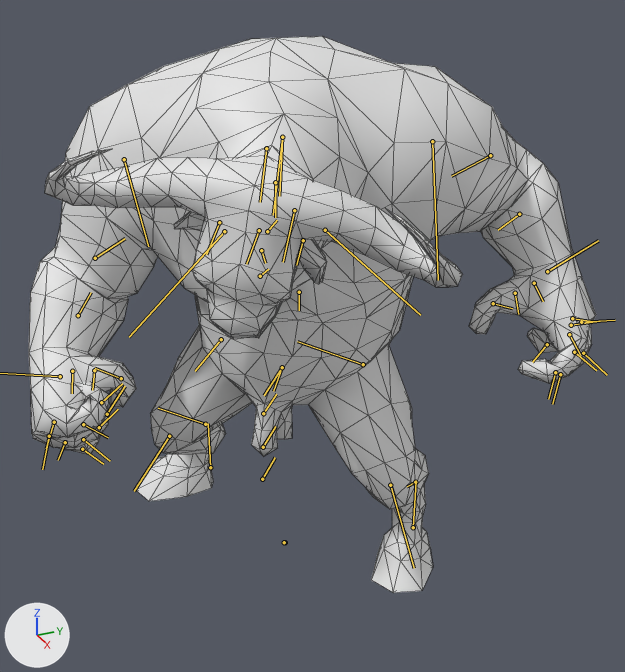
The FBX model swordsAndDragons/Assets/Meshes/Minotaur.FBX: old version first, new version second.
Camera for both pictures: a 50 mm camera at (3.02, -1.22, 2.53) aimed at (0.12, 0.09, 1.08). The axes (+X, +Y, +Z) are drawn at lower left. The lights are the same throughout. Both versions are drawn at frame 316 of the action 'Take 001'; the numbers are the values there. The bones that bend it are drawn over the model as lines. Mesh edges are drawn as thin lines.

Names of what the first picture shows: 'NewLow'.
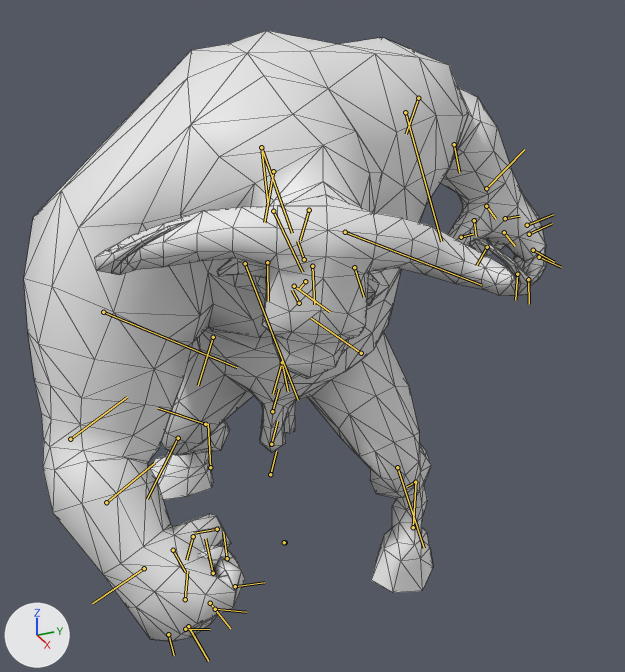
Location of each change, [x1, y1, x2, y2] in pixels of the pictures (625 x 672 px):
'NewLow', posed (8% narrower, 10% taller)
    before: [29, 36, 596, 593]
    after: [24, 31, 546, 642]
bone 'MinoHub001', root to tip
    before: (282, 367) to (264, 395)
    after: (282, 362) to (273, 394)
bone 'MinoLLeg1', root to tip
    before: (363, 364) to (297, 341)
    after: (361, 353) to (311, 318)
bone 'MinoLLeg2', root to tip
    before: (390, 485) to (414, 568)
    after: (397, 467) to (424, 548)
bone 'MinoRLeg1', root to tip
    before: (221, 339) to (195, 371)
    after: (213, 337) to (198, 385)
bone 'MinoRLeg2', root to tip
    before: (169, 436) to (134, 491)
    after: (178, 438) to (147, 499)
bone 'MinoSpine1', root to tip
    before: (282, 367) to (273, 391)
    after: (282, 362) to (288, 391)
bone 'MinoSpine2', root to tip
    before: (299, 292) to (299, 310)
    after: (294, 286) to (330, 312)
bone 'MinoSpine2.001', root to tip
    before: (266, 148) to (260, 202)
    after: (273, 171) to (264, 222)
bone 'MinoSpine3.001', root to tip
    before: (275, 182) to (275, 217)
    after: (309, 210) to (300, 240)
bone 'MinoHub003', root to tip
    before: (259, 230) to (246, 264)
    after: (312, 266) to (314, 304)
bone 'MinoLArmCollarbone', root to tip
    before: (325, 230) to (420, 315)
    after: (345, 232) to (481, 285)
bone 'MinoLArm1', root to tip
    before: (432, 141) to (438, 280)
    after: (405, 112) to (441, 241)
bone 'MinoLArm21', root to tip
    before: (490, 155) to (451, 176)
    after: (418, 98) to (406, 134)
bone 'MinoLArmPalm', root to tip
    before: (547, 271) to (598, 240)
    after: (486, 188) to (524, 149)
bone 'MinoRArmCollarbone', root to tip
    before: (224, 231) to (129, 337)
    after: (245, 263) to (298, 400)
bone 'MinoRArm1', root to tip
    before: (124, 159) to (148, 246)
    after: (103, 312) to (237, 367)
bone 'MinoRArm21', root to tip
    before: (95, 258) to (125, 238)
    after: (70, 439) to (127, 397)

The change, as a list of edits to the scene's bpy script:
```text
Change bone_minohub001:
    where bone_minohub001 = bpy.data.objects['Armature'].pose.bones['MinoHub001']
    bone_minohub001.location: (-9.7, -3.9, -8.7) -> (-7.2, -3.9, -8.7)
    bone_minohub001.rotation_quaternion: (0.908, 0.418, -0.034, 0.012) -> (0.87, 0.489, -0.053, 0.032)  # degrees (49, -4, 0) -> degrees (59, -7, 0)
Change bone_minolleg1:
    where bone_minolleg1 = bpy.data.objects['Armature'].pose.bones['MinoLLeg1']  # child of 'MinoHub001'
    bone_minolleg1.rotation_quaternion: (0.955, 0.118, 0.202, 0.18) -> (0.937, 0.108, 0.203, 0.262)  # degrees (19, 20, 25) -> degrees (19, 19, 34)
Change bone_minolleg2:
    where bone_minolleg2 = bpy.data.objects['Armature'].pose.bones['MinoLLeg2']  # child of 'MinoLLeg1'
    bone_minolleg2.rotation_quaternion: (0.993, -0.007, -0.035, -0.111) -> (0.998, -0.01, -0.035, -0.043)  # degrees (0, -4, -13) -> degrees (-1, -4, -5)
Change bone_minollegankle:
    where bone_minollegankle = bpy.data.objects['Armature'].pose.bones['MinoLLegAnkle']  # child of 'MinoLLeg2'
    bone_minollegankle.rotation_quaternion: (0.98, -0.094, -0.168, -0.052) -> (0.966, -0.046, -0.202, -0.157)  # degrees (-10, -20, -4) -> degrees (-2, -24, -18)
Change bone_minorleg1:
    where bone_minorleg1 = bpy.data.objects['Armature'].pose.bones['MinoRLeg1']  # child of 'MinoHub001'
    bone_minorleg1.rotation_quaternion: (0.985, -0.088, -0.146, -0.012) -> (0.992, -0.062, -0.09, -0.059)  # degrees (-10, -17, 0) -> degrees (-7, -11, -6)
Change bone_minorleg2:
    where bone_minorleg2 = bpy.data.objects['Armature'].pose.bones['MinoRLeg2']  # child of 'MinoRLeg1'
    bone_minorleg2.rotation_quaternion: (0.986, 0.049, 0.148, -0.065) -> (0.987, 0.061, 0.15, 0.016)  # degrees (5, 17, -7) -> degrees (8, 17, 3)
Change bone_minorlegankle:
    where bone_minorlegankle = bpy.data.objects['Armature'].pose.bones['MinoRLegAnkle']  # child of 'MinoRLeg2'
    bone_minorlegankle.rotation_quaternion: (0.91, 0.413, -0.014, -0.031) -> (0.881, 0.466, -0.077, -0.026)  # degrees (49, 0, -4) -> degrees (56, -6, -7)
Change bone_minospine1:
    where bone_minospine1 = bpy.data.objects['Armature'].pose.bones['MinoSpine1']  # child of 'MinoHub001'
    bone_minospine1.rotation_quaternion: (0.993, 0.099, -0.057, -0.028) -> (0.993, 0.105, -0.042, -0.021)  # degrees (12, -6, -4) -> degrees (12, -5, -3)
Change bone_minospine2:
    where bone_minospine2 = bpy.data.objects['Armature'].pose.bones['MinoSpine2']  # child of 'MinoSpine1'
    bone_minospine2.rotation_quaternion: (0.987, 0.033, 0.133, 0.078) -> (0.956, 0.149, 0.225, 0.114)  # degrees (5, 15, 10) -> degrees (21, 23, 18)
Change bone_minospine2_001:
    where bone_minospine2_001 = bpy.data.objects['Armature'].pose.bones['MinoSpine2.001']  # child of 'MinoSpine1.001'
    bone_minospine2_001.rotation_quaternion: (0.974, -0.061, -0.207, 0.065) -> (0.978, -0.084, -0.179, 0.06)  # degrees (-9, -23, 9) -> degrees (-11, -20, 9)
Change bone_minospine3_001:
    where bone_minospine3_001 = bpy.data.objects['Armature'].pose.bones['MinoSpine3.001']  # child of 'MinoSpine2.001'
    bone_minospine3_001.rotation_quaternion: (0.981, 0.081, 0.178, -0.015) -> (0.97, 0.094, 0.221, -0.026)  # degrees (9, 21, 0) -> degrees (11, 26, -1)
Change bone_minohub003:
    where bone_minohub003 = bpy.data.objects['Armature'].pose.bones['MinoHub003']  # child of 'MinoSpine3.001'
    bone_minohub003.rotation_quaternion: (0.998, -0.003, 0.001, 0.069) -> (0.998, -0.014, 0.002, 0.065)  # degrees (0, 0, 8) -> degrees (-2, 0, 7)
Change bone_minolarmcollarbone:
    where bone_minolarmcollarbone = bpy.data.objects['Armature'].pose.bones['MinoLArmCollarbone']  # child of 'MinoChest'
    bone_minolarmcollarbone.rotation_quaternion: (0.996, -0.083, -0.034, 0.027) -> (0.992, -0.114, -0.041, 0.017)  # degrees (-10, -4, 3) -> degrees (-13, -4, 3)
Change bone_minolarm1:
    where bone_minolarm1 = bpy.data.objects['Armature'].pose.bones['MinoLArm1']  # child of 'MinoLArmCollarbone'
    bone_minolarm1.rotation_quaternion: (0.975, 0.156, -0.027, -0.154) -> (0.966, 0.182, -0.045, -0.179)  # degrees (18, 0, -18) -> degrees (22, -1, -21)
Change bone_minolarm21:
    where bone_minolarm21 = bpy.data.objects['Armature'].pose.bones['MinoLArm21']  # child of 'MinoLArm1'
    bone_minolarm21.rotation_quaternion: (0.975, 0.0, 0.073, 0.212) -> (0.978, 0.0, 0.069, 0.199)  # degrees (2, 8, 25) -> degrees (2, 8, 23)
Change bone_minolarmpalm:
    where bone_minolarmpalm = bpy.data.objects['Armature'].pose.bones['MinoLArmPalm']  # child of 'MinoLArm22'
    bone_minolarmpalm.rotation_quaternion: (0.986, 0.053, -0.133, 0.081) -> (0.988, 0.054, -0.12, 0.082)  # degrees (5, -16, 9) -> degrees (5, -14, 9)
Change bone_minorarmcollarbone:
    where bone_minorarmcollarbone = bpy.data.objects['Armature'].pose.bones['MinoRArmCollarbone']  # child of 'MinoChest'
    bone_minorarmcollarbone.rotation_quaternion: (0.993, 0.031, -0.019, 0.112) -> (0.906, 0.032, 0.001, 0.422)  # degrees (3, -3, 13) -> degrees (3, -1, 50)
Change bone_minorarm1:
    where bone_minorarm1 = bpy.data.objects['Armature'].pose.bones['MinoRArm1']  # child of 'MinoRArmCollarbone'
    bone_minorarm1.rotation_quaternion: (0.95, -0.075, -0.052, 0.3) -> (0.947, 0.027, -0.269, 0.173)  # degrees (-10, -3, 35) -> degrees (-3, -31, 21)
Change bone_minorarm21:
    where bone_minorarm21 = bpy.data.objects['Armature'].pose.bones['MinoRArm21']  # child of 'MinoRArm1'
    bone_minorarm21.rotation_quaternion: (0.989, -0.005, -0.048, 0.138) -> (0.993, -0.01, -0.038, 0.111)  # degrees (-1, -5, 16) -> degrees (-2, -4, 13)
Change bone_minorarmpalm:
    where bone_minorarmpalm = bpy.data.objects['Armature'].pose.bones['MinoRArmPalm']  # child of 'MinoRArm22'
    bone_minorarmpalm.rotation_quaternion: (0.994, -0.082, 0.045, -0.048) -> (0.994, -0.087, 0.066, -0.018)  # degrees (-10, 5, -6) -> degrees (-10, 7, -3)
```
